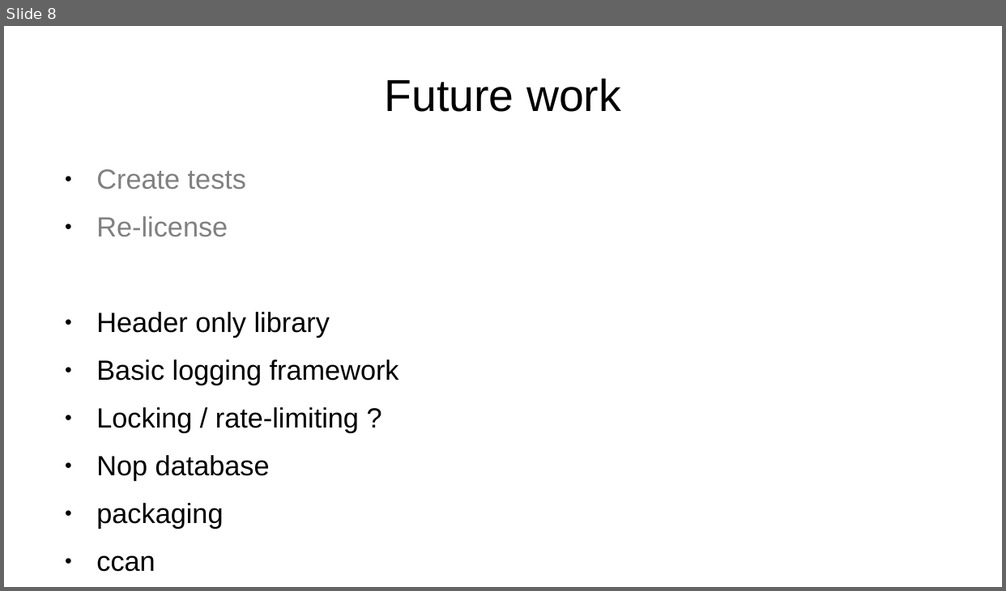
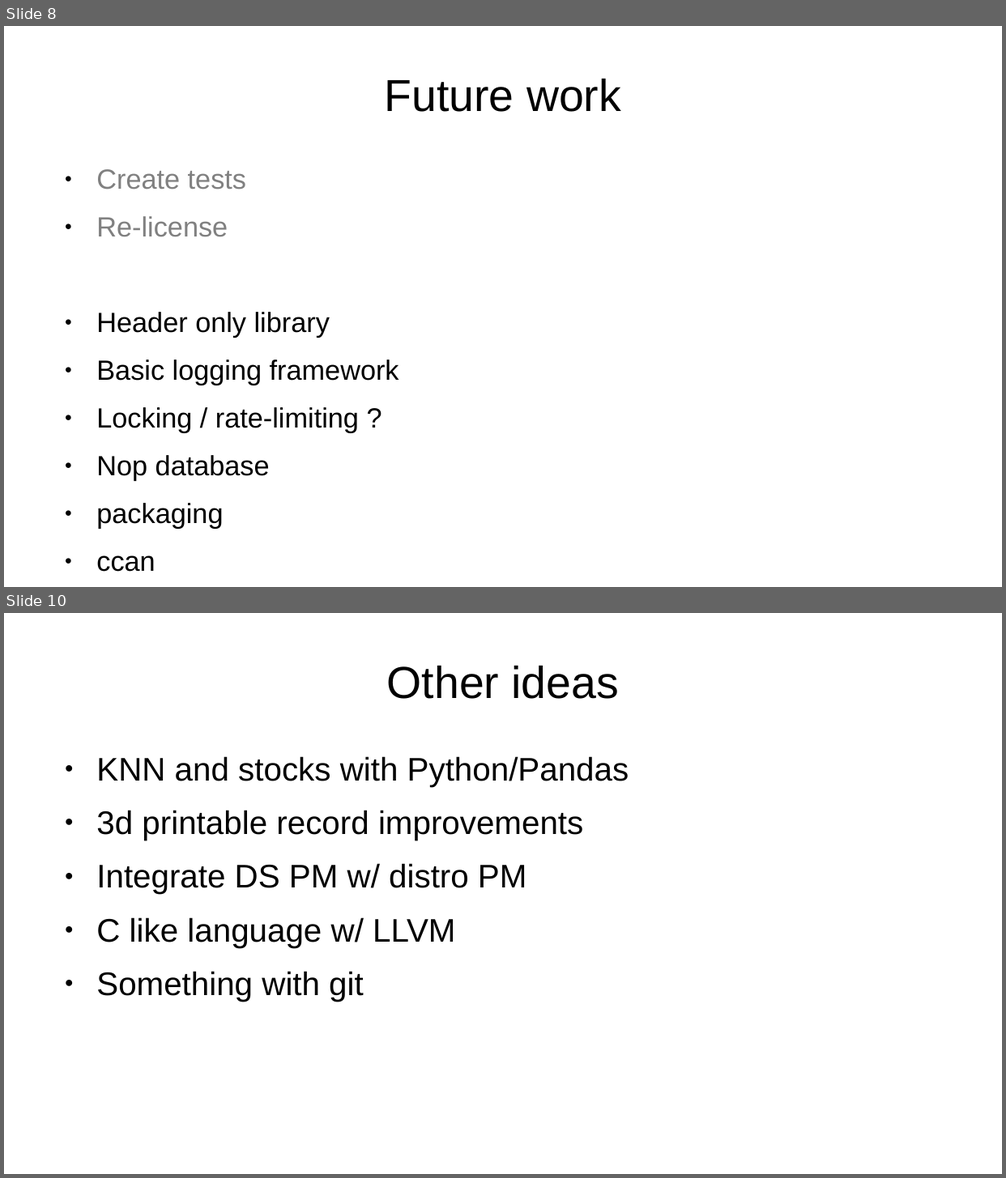
Before and after one commit to computee/s-keys, a slide deck: final_presentation.odp. Shown one above the other, each under a label of ours: slide 8 before the commit, slides 8 and 10 after it; the slides between them are not shown. The pictures are 1006x591 and 1006x1178 pixels, drawn with LibreOffice and Linux fonts; fonts in the diff are those of the drawing; background and template pictures are left out. Boxes give left, top, right and bottom in pixels: in the first picture for what was removed or moved away, otherwise in the second. Text is boxed around its words. In the diff, an @@ line names an element or a change of style, - is before the commit and + after.

```diff
--- a/final_presentation.odp
+++ b/final_presentation.odp
@@ slide 10 added at bbox=[4, 613, 1002, 1174], background picture (left out) @@
@@ title added at bbox=[387, 666, 619, 699], 35.7 pt, text #000000 @@
+Other ideas
@@ text added at bbox=[96, 756, 629, 1002], 26 pt, text #000000 @@
+● KNN and stocks with Python/Pandas
+● 3d printable record improvements
+● Integrate DS PM w/ distro PM
+● C like language w/ LLVM
+● Something with git
```
Also in this commit, not shown: 2 other slides added, 1 slide removed, 3 other files.
